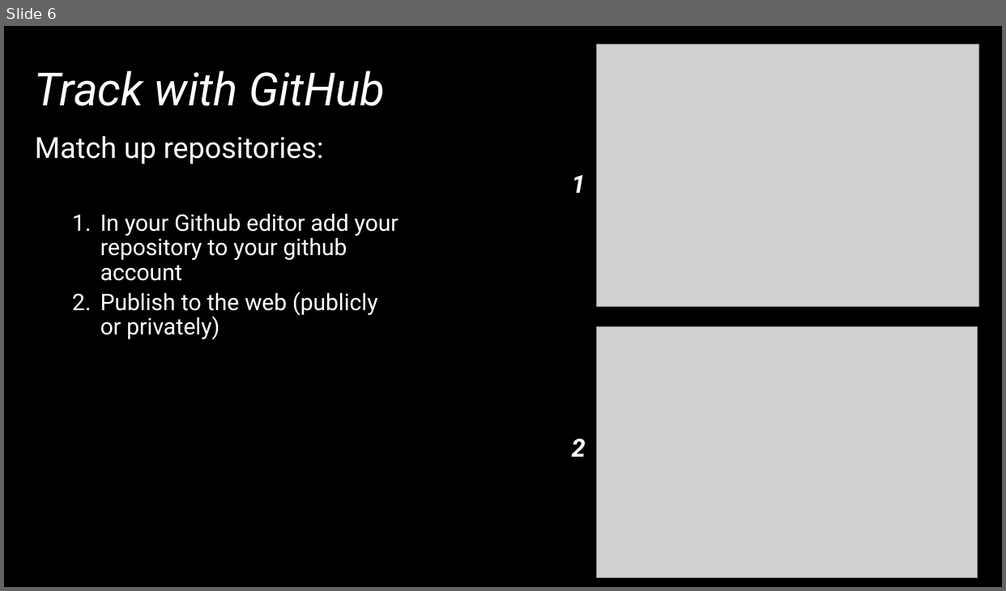
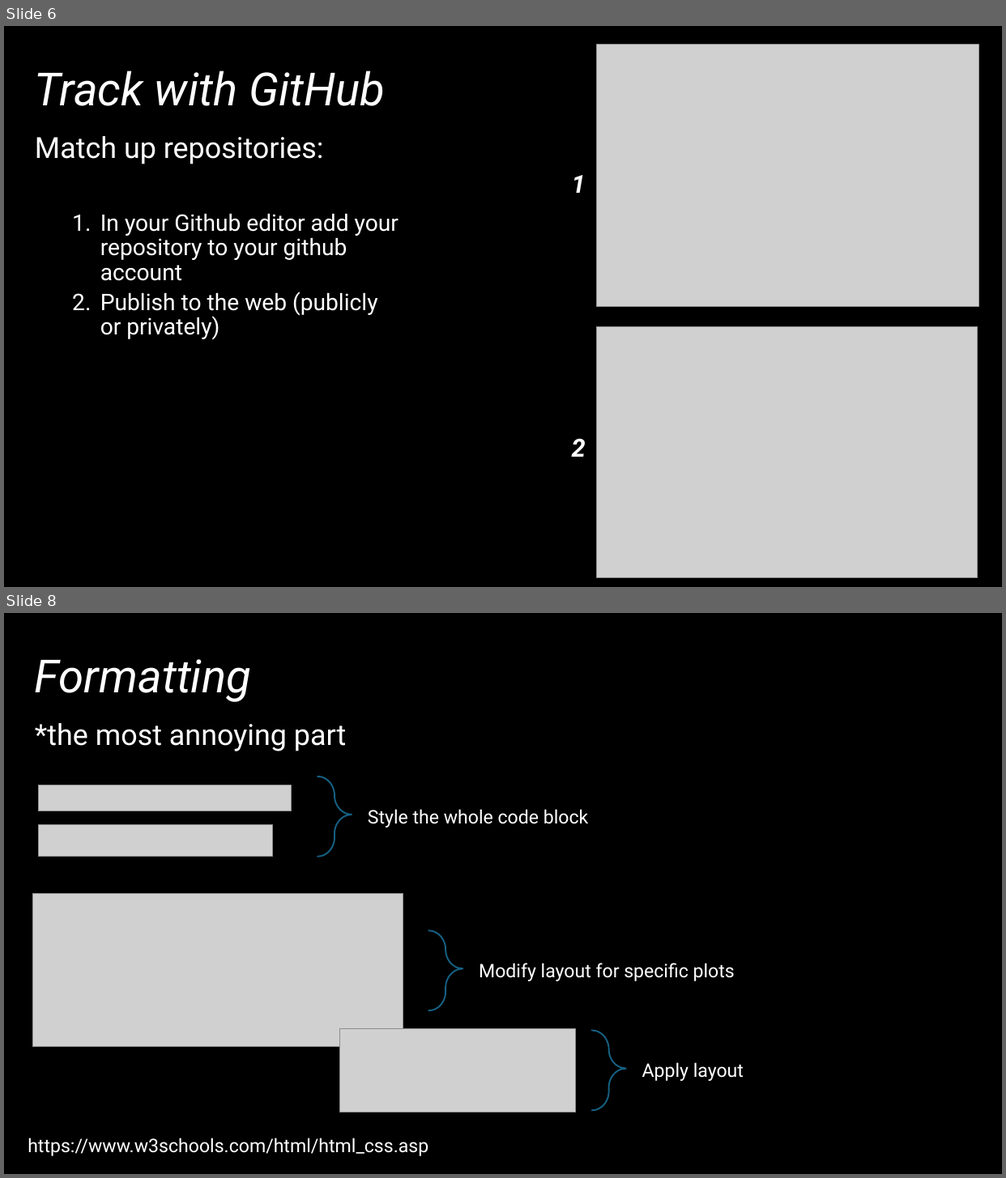
Before and after one commit to vpagowski/Lab_mtg_examples, a slide deck: Lab_mtg_Jun12.pptx. Shown one above the other, each under a label of ours: slide 6 before the commit, slides 6 and 8 after it; the slides between them are not shown. The pictures are 1006x591 and 1006x1178 pixels, drawn with LibreOffice and Linux fonts; fonts in the diff are those of the drawing; grey boxes stand for pictures. Boxes give left, top, right and bottom in pixels: in the first picture for what was removed or moved away, otherwise in the second. Text is boxed around its words. In the diff, an @@ line names an element or a change of style, - is before the commit and + after.

```diff
--- a/Lab_mtg_Jun12.pptx
+++ b/Lab_mtg_Jun12.pptx
@@ slide 8 added at [4, 613, 1002, 1174], background #000000 @@
@@ title added at [35, 659, 251, 702], 44 pt, text #FFFFFF, italic @@
+Formatting
@@ text added at [35, 723, 346, 752], 28 pt, text #FFFFFF @@
+*the most annoying part
@@ right brace added at [317, 776, 351, 856], outline #156082 1.5 pt @@
@@ picture added at [39, 786, 292, 811] @@
@@ picture added at [39, 825, 272, 857] @@
@@ text added at [368, 809, 589, 828], 18 pt, text #FFFFFF @@
+Style the whole code block
@@ picture added at [32, 894, 403, 1046] @@
@@ right brace added at [428, 931, 463, 1011], outline #156082 1.5 pt @@
@@ text added at [479, 963, 735, 982], 18 pt, text #FFFFFF @@
+Modify layout for specific plots
@@ picture added at [339, 1029, 575, 1112] @@
@@ right brace added at [592, 1031, 626, 1111], outline #156082 1.5 pt @@
@@ text added at [642, 1063, 744, 1081], 18 pt, text #FFFFFF @@
+Apply layout
@@ text added at [27, 1138, 428, 1157], 18 pt, text #FFFFFF @@
+https://www.w3schools.com/html/html_css.asp
```
Also in this commit, not shown: 2 slides changed, 1 other slide added, 2 slides removed, 2 other files.
